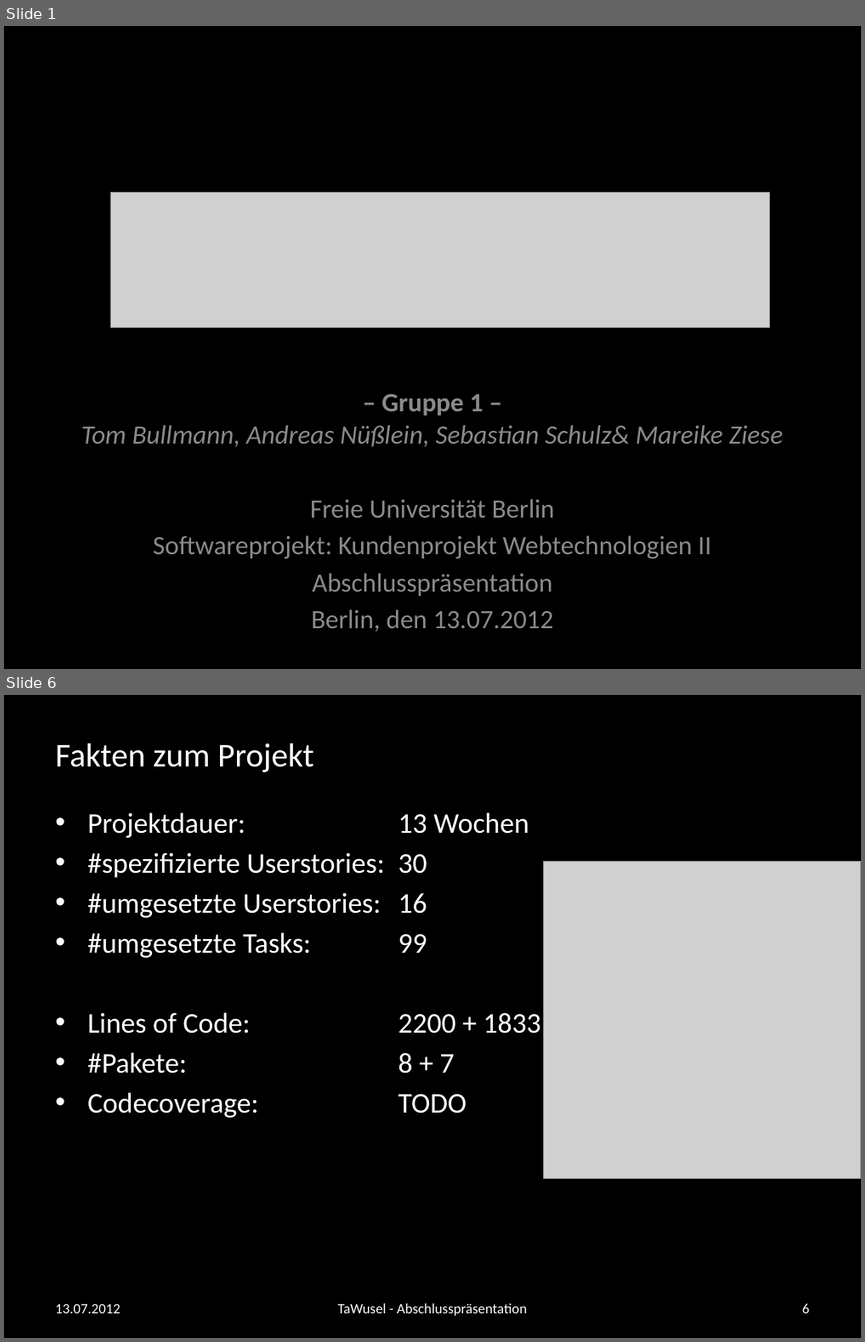
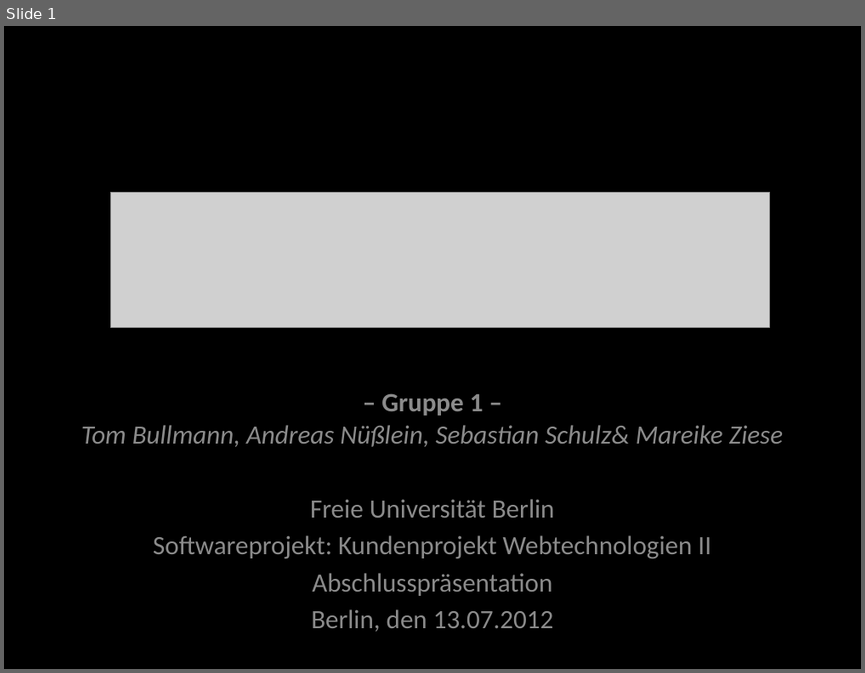
Before and after one commit to andreasnuesslein/swp_kp2_2012_gruppe1, a slide deck: Abschluss-Praesentation/vorlage.pptx. Shown one above the other, each under a label of ours: slides 1 and 6 before the commit, slide 1 after it; the slides between them are not shown. The pictures are 865x1342 and 865x673 pixels, drawn with LibreOffice and Linux fonts; fonts in the diff are those of the drawing; grey boxes stand for pictures; background and template pictures are left out. Boxes give left, top, right and bottom in pixels: in the first picture for what was removed or moved away, otherwise in the second. Text is boxed around its words. In the diff, an @@ line names an element or a change of style, - is before the commit and + after.

Commit message:
aktualsierung abschlusspräsentation
update nach dem feedback von clmb

```diff
--- a/Abschluss-Praesentation/vorlage.pptx
+++ b/Abschluss-Praesentation/vorlage.pptx
@@ slide 6 removed at bbox=[4, 695, 861, 1338], background #000000 @@
@@ title removed at bbox=[55, 743, 313, 772] @@
-Fakten zum Projekt
@@ text removed at bbox=[87, 812, 541, 1113] @@
-• Projektdauer: 13 Wochen
-• #spezifizierte Userstories: 30
-• #umgesetzte Userstories: 16
-• #umgesetzte Tasks: 99
-• Lines of Code: 2200 + 1833
-• #Pakete: 8 + 7
-• Codecoverage: TODO
@@ picture removed at bbox=[544, 862, 861, 1179] @@
@@ text removed at bbox=[55, 1304, 120, 1313] @@
-13.07.2012
@@ text removed at bbox=[338, 1303, 527, 1315] @@
-TaWusel - Abschlusspräsentation
@@ page number removed at bbox=[802, 1303, 809, 1313] @@
-6
```
Also in this commit, not shown: 7 slides changed, 3 slides added, 5 other slides removed, 1 other file.
